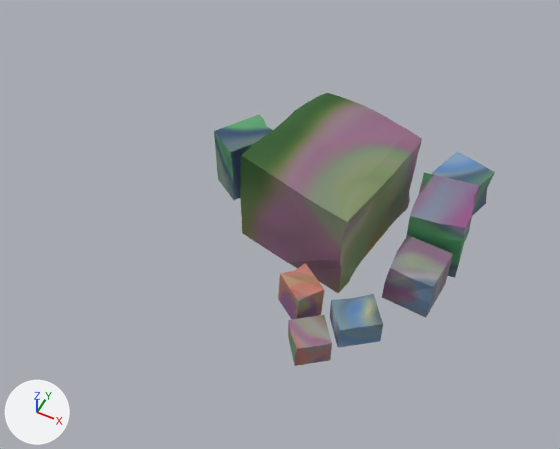
The glTF model models/gifts.glb as it was, and as the next commit left it.
The view is the same before and after, from a 50 mm lens placed at (3.8, -20.0, 26.2), pointed at (-6.1, -0.2, 1.4). Lighting does not change. The marker at lower left points along +X, +Y and +Z. Vertices at the same position are counted once.
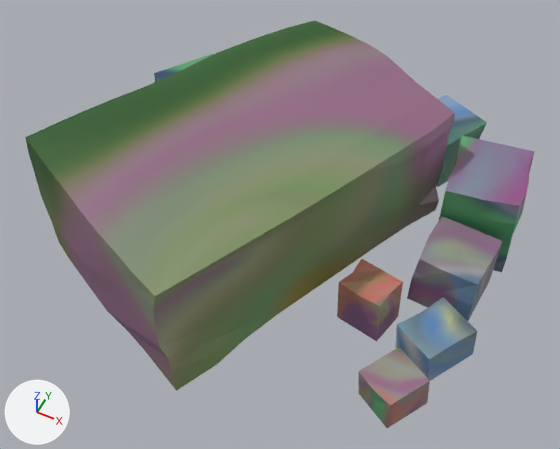
Commit message: bigger gift

Edits to the bpy script that builds the scene:
```text
Change me_cube_008:
    where me_cube_008.from_pydata(...)  # 764 vertices, 1488 faces; spans x -6.73..5.23, y -2.63..10.96, z -0.98..4.01
    used by ob_cube_008; location = (-3.9, -2.81, 0.87)
    me_cube_008 part 1: the loose piece of 26 vertices spanning x -0.99..0.99, y -0.91..0.91, z -0.91..0.94 is multiplied about its middle by the matrix ((0.925, -0.371, -0.076), (0.371, 0.928, -0.013), (0.076, -0.016, 0.997)), then moved by (1.92, 0.82, -0.1)
    me_cube_008 part 2: the loose piece of 386 vertices spanning x -4.06..2.15, y 1.31..8.25, z -0.98..4.01 is multiplied about its middle by the matrix ((1.368, 0.556, -0.035), (-0.214, 1.805, 0.012), (0.027, -0.012, 1.0)), then moved by (-2.06, -2.37, 0.0)
    me_cube_008 part 3: the loose piece of 26 vertices spanning x 0.2..2.15, y -2.63..-0.69, z -0.87..0.33 is multiplied about its middle by the matrix ((0.925, -0.371, -0.076), (0.371, 0.928, -0.013), (0.076, -0.016, 0.997)), then moved by (2.47, 0.07, 0.02)
    me_cube_008 part 4: the loose piece of 98 vertices spanning x -6.73..-4.1, y 4.09..6.93, z -0.87..2.19 is moved by (-1.45, 0.0, 0.0)
    me_cube_008 part 5: the loose piece of 26 vertices spanning x 2.64..5.15, y 7.25..9.76, z -0.87..1.14 is turned -8.6 degrees about the z axis through its middle, then moved by (-2.27, -0.04, 0.0)
    me_cube_008 part 6: the loose piece of 26 vertices spanning x 1.28..3.57, y -1.12..1.12, z -0.87..0.32 is multiplied about its middle by the matrix ((0.925, -0.371, -0.076), (0.371, 0.928, -0.013), (0.076, -0.016, 0.997)), then moved by (1.76, 0.42, 0.08)
Change ob_cube_008:
    ob_cube_008.scale: (1.0, 1.0, 1.0) -> (1.32, 1.32, 1.32)
```

Boxes (x1, y1, x2, y2) around the edits, measured in the pictures (560 x 449 px; the box of a moved part takes in the faces that stretch with it):
'Cube.008', reshaped, rescaled (81% wider, 49% taller)
    before: (214, 93, 495, 366)
    after: (25, 20, 535, 428)
part 1 of me_cube_008, moved or reshaped
    before: (278, 263, 324, 319)
    after: (337, 259, 403, 341)
part 2 of me_cube_008, moved or reshaped
    before: (240, 93, 422, 293)
    after: (25, 20, 455, 391)
part 3 of me_cube_008, moved or reshaped
    before: (288, 315, 332, 366)
    after: (359, 347, 430, 428)
part 4 of me_cube_008, moved or reshaped
    before: (214, 114, 272, 200)
    after: (154, 54, 213, 82)
part 5 of me_cube_008, moved or reshaped
    before: (431, 152, 495, 216)
    after: (436, 95, 487, 187)
part 6 of me_cube_008, moved or reshaped
    before: (330, 294, 383, 348)
    after: (395, 297, 477, 381)
